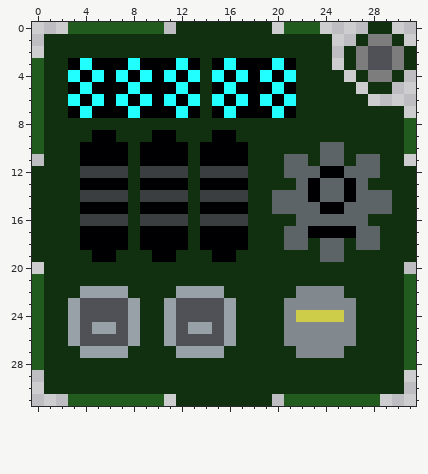
File history of a pixel-art sprite, Icons/Forget Any Color.png. The first picture shows the starting point.
The file is 32x32 pixels. Colours within 5 levels of each other are drawn and written as one.
The result:
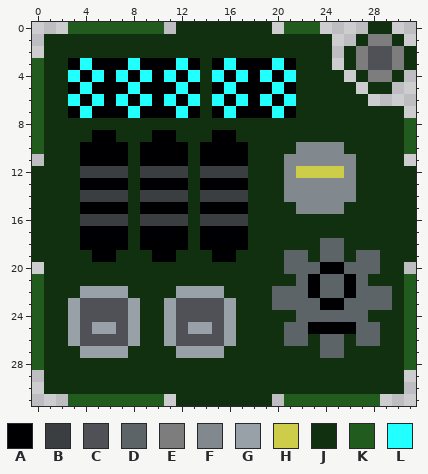
Palette (. is transparent): A #000002  B #3a3e41  C #505156  D #5c6467  E #7d7d7d  F #81888e  G #98a1a8  H #cdcd49  J #11300f  K #215b1d  L #22ffff
Changes in this commit:
y 10: x 22..25 JJDD -> FFFF
y 11: x 21..28 DDJDDJDD -> FFFFFFJJ
y 12: x 21..28 DDDAADDD -> FHHHHFJJ
y 13: x 21..27 JDADDAD -> FFFFFFJ
y 14: x 20..29 DDDADDADDD -> JFFFFFFJJJ
y 15: x 20..29 DDDDAADDDD -> JJFFFFJJJJ
y 16: x 22..27 DDDDDD -> JJJJJJ
y 17: x 21..28 DDAAAADD -> JJJJJJJJ
y 18: x 21..22 DD -> JJ; x 27..28 DD -> JJ
y 19: x 21..22 JJ -> DD; x 27..28 JJ -> DD
y 20: x 21..28 JJJJJJJJ -> DDDAADDD
y 21: x 22..27 JJJJJJ -> DADDAD
y 22: x 20..29 JJFFFFJJJJ -> DDDADDADDD
y 23: x 20..29 JFFFFFFJJJ -> DDDDAADDDD
y 24: x 21..27 FHHHHFJ -> JDDDDDD
y 25: x 21..28 FFFFFFJJ -> DDAAAADD
y 26: x 21..28 FFFFFFJJ -> DDJDDJDD
y 27: x 22..25 FFFF -> JJDD
